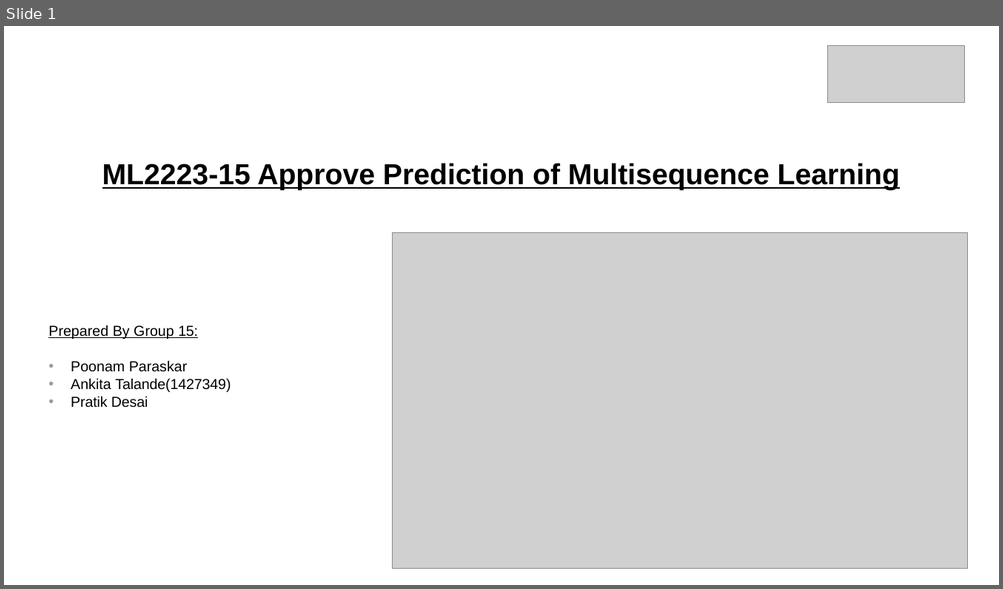
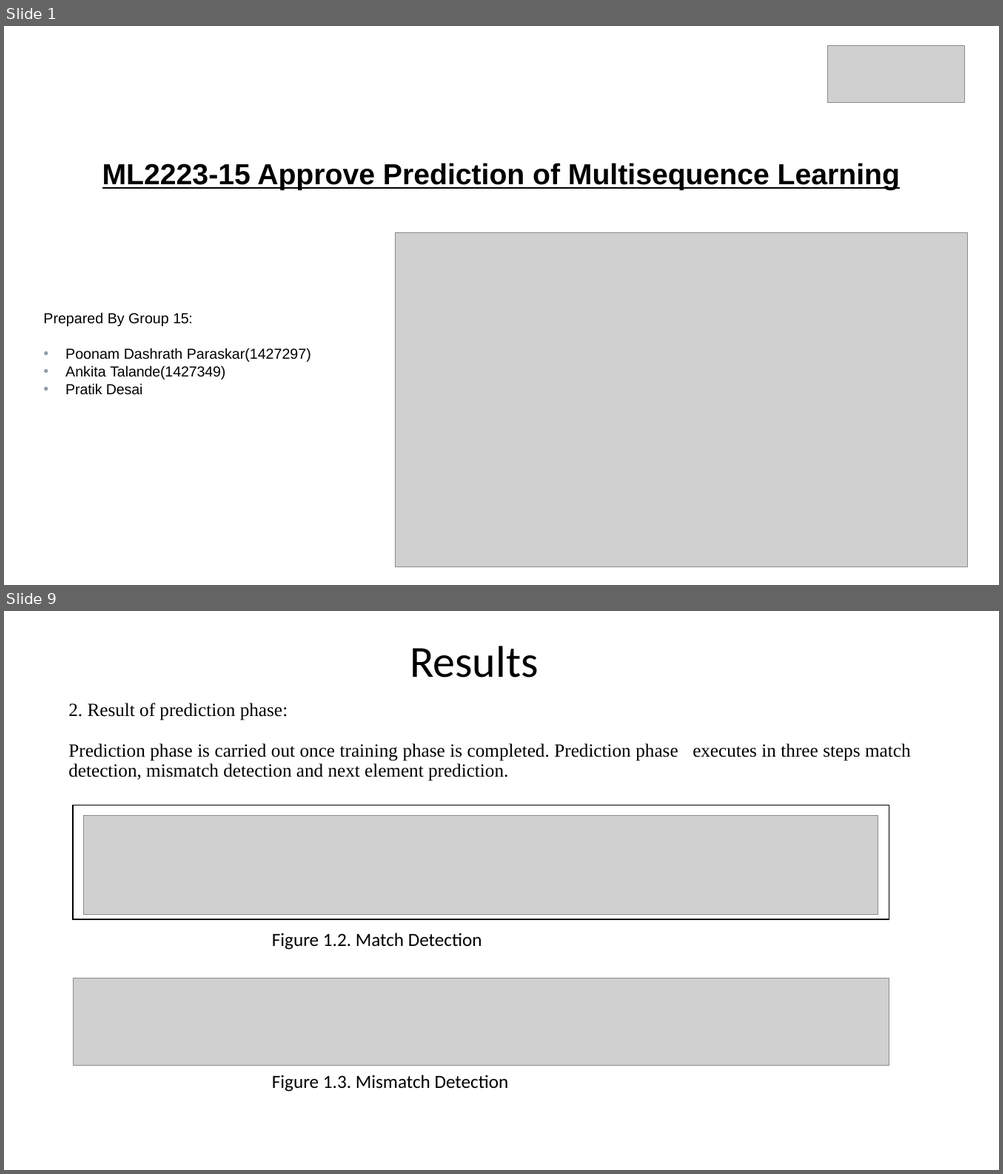
Before and after one commit to ddobric/neocortexapi, a slide deck: source/MySEProject/Documentation/ML2223_15 Approve Prediction of Multisequence Learning.pptx. Shown one above the other, each under a label of ours: slide 1 before the commit, slides 1 and 9 after it; the slides between them are not shown. The pictures are 1003x589 and 1003x1174 pixels, drawn with LibreOffice and Linux fonts; fonts in the diff are those of the drawing; grey boxes stand for pictures. Boxes give left, top, right and bottom in pixels: in the first picture for what was removed or moved away, otherwise in the second. Text is boxed around its words. In the diff, an @@ line names an element or a change of style, - is before the commit and + after.

Commit message:
Modified presentation and added Introduction, methodology, result and conclusion

```diff
--- a/source/MySEProject/Documentation/ML2223_15 Approve Prediction of Multisequence Learning.pptx
+++ b/source/MySEProject/Documentation/ML2223_15 Approve Prediction of Multisequence Learning.pptx
@@ slide 9 added at (4, 611, 999, 1170), background #FFFFFF @@
@@ text added at (410, 646, 538, 678), 42.9 pt, text #000000 @@
+Results
@@ text added at (68, 703, 910, 781), 18 pt, text #000000 @@
+2. Result of prediction phase:
+Prediction phase is carried out once training phase is completed. Prediction phase executes in three steps match detection, mismatch detection and next element prediction.
@@ rectangle added at (73, 806, 889, 920), outline #000000 1 pt @@
@@ picture added at (84, 815, 879, 914) @@
@@ text added at (272, 933, 482, 950), 18 pt, text #000000 @@
+Figure 1.2. Match Detection
@@ picture added at (73, 979, 889, 1066) @@
@@ text added at (272, 1075, 509, 1092), 18 pt, text #000000 @@
+Figure 1.3. Mismatch Detection
@@ slide 1 changed as well @@
@@ picture: place and size @@
-picture at (392, 232, 967, 569)
+picture at (395, 232, 968, 568)
@@ subtitle "Prepared By Group 15:": place and size @@
-subtitle "Prepared By Group 15:" at (48, 325, 230, 408)
+subtitle "Prepared By Group 15:" at (43, 312, 311, 395)
@@ subtitle at (43, 312, 193, 326): underline off in "Prepared By Group 15:" @@
@@ subtitle at (65, 348, 311, 362): text changed @@
-• Poonam Paraskar
+• Poonam Dashrath Paraskar(1427297)
```
Also in this commit, not shown: 2 other slides changed, 8 other slides added, 7 slides removed.
